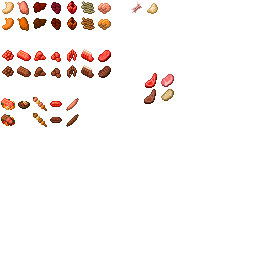
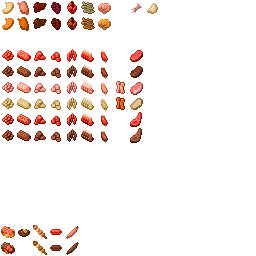
Two versions of the same layered image (256×256). Layer-by-layer changes:
removed layer "Pasted Layer #3" over [144, 89, 156, 104]
removed layer "Pasted Layer #2" over [161, 89, 174, 101]
removed layer "Pasted Layer #1" over [161, 74, 174, 87]
removed layer "Pasted Layer" over [145, 73, 157, 88]
added layer "Layer" (overlay, 48%) above "Background" over [3, 53, 124, 141]
painted on "Background" over [1, 50, 143, 255]
